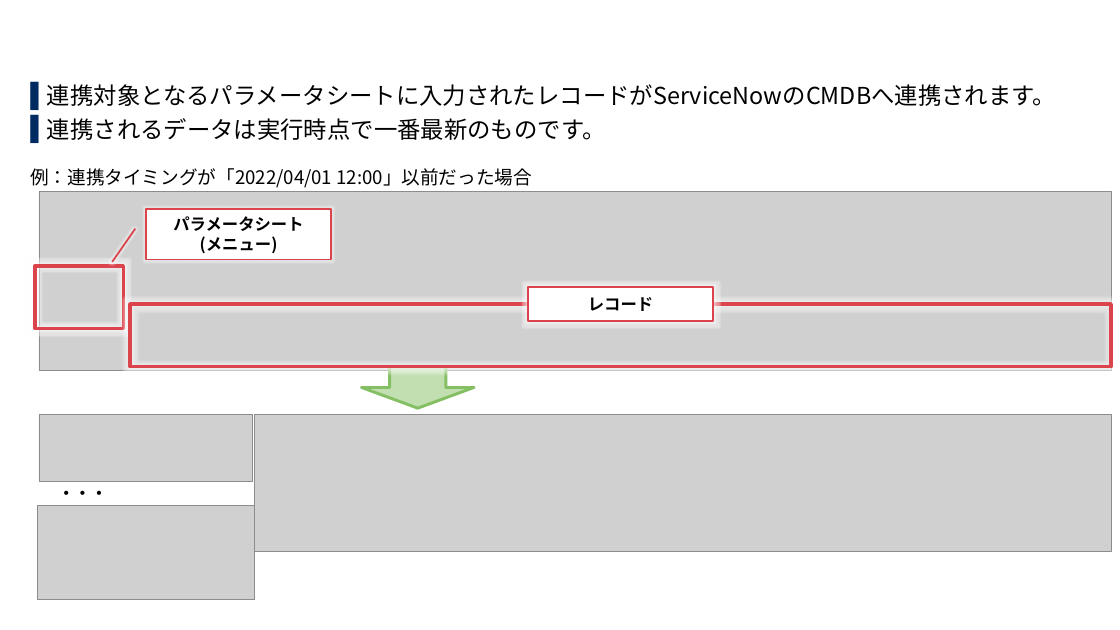
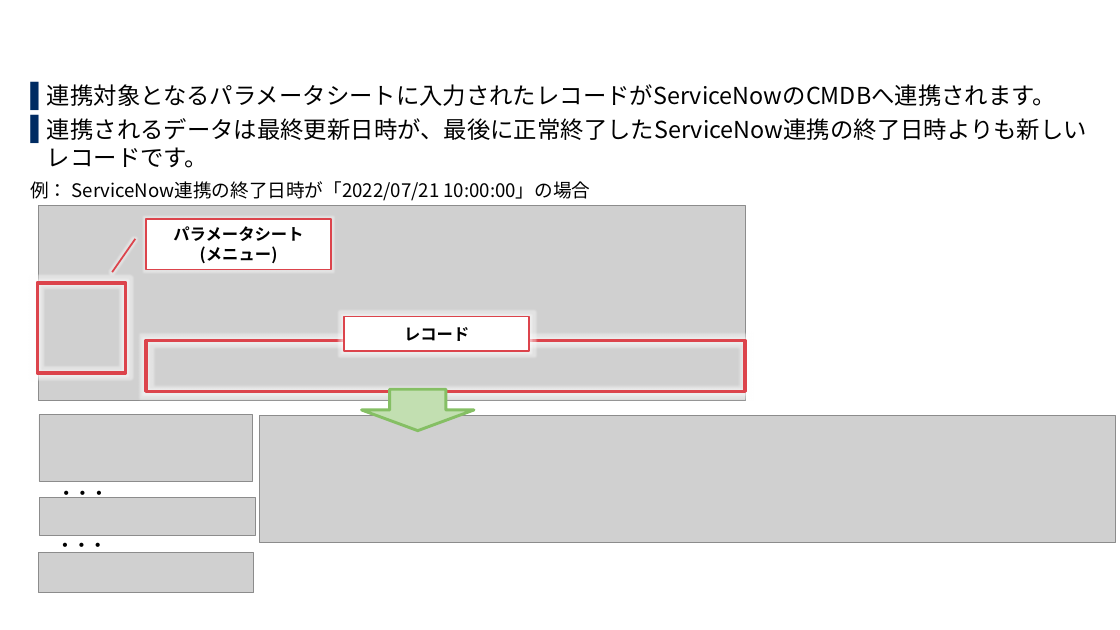
Before and after one commit to exastro-suite/SettingSamples-ServiceNow, a slide deck: slide 10 of docs/setting-samples-servicenow-overview_ja.pptx. Drawn at 1120x630 pixels with LibreOffice and Linux fonts; fonts in the diff are those of the drawing; grey boxes stand for pictures; background and template pictures are left out. Boxes give left, top, right and bottom in pixels: in the first picture for what was removed or moved away, otherwise in the second. Text is boxed around its words. In the diff, an @@ line names an element or a change of style, - is before the commit and + after.

```diff
--- a/docs/setting-samples-servicenow-overview_ja.pptx
+++ b/docs/setting-samples-servicenow-overview_ja.pptx
@@ text at (47, 118, 1087, 168): text changed @@
-▌ 連携されるデータは実行時点で一番最新のものです。
+▌ 連携されるデータは最終更新日時が、最後に正常終了したServiceNow連携の終了日時よりも新しいレコードです。
@@ text at (30, 181, 591, 201): text changed @@
-例：連携タイミングが「2022/04/01 12:00」以前だった場合
+例： ServiceNow連携の終了日時が「2022/07/21 10:00:00」の場合
@@ picture: place and size @@
-picture at (39, 192, 1111, 371)
+picture at (39, 206, 745, 401)
@@ border callout "パラメータシート": place and size @@
-border callout "パラメータシート" at (146, 208, 332, 259)
+border callout "パラメータシート" at (146, 219, 332, 270)
@@ rectangle: place and size @@
-rectangle at (35, 266, 124, 329)
+rectangle at (38, 283, 126, 374)
@@ rectangle "レコード": place and size @@
-rectangle "レコード" at (528, 287, 714, 322)
+rectangle "レコード" at (344, 317, 530, 351)
@@ rectangle: place and size @@
-rectangle at (130, 304, 1112, 367)
+rectangle at (146, 340, 745, 391)
@@ down arrow: place and size @@
-down arrow at (361, 367, 474, 408)
+down arrow at (361, 389, 474, 430)
@@ picture: place and size @@
-picture at (255, 415, 1112, 552)
+picture at (259, 416, 1115, 543)
@@ picture removed at (38, 506, 255, 600) @@
@@ picture added at (39, 497, 255, 536) @@
@@ text added at (57, 535, 106, 557), 14 pt, text #000000, bold @@
+・・・
@@ picture added at (39, 553, 255, 593) @@
```
Also in this commit, not shown: 4 other slides changed, 1 slide added, 3 other files.
